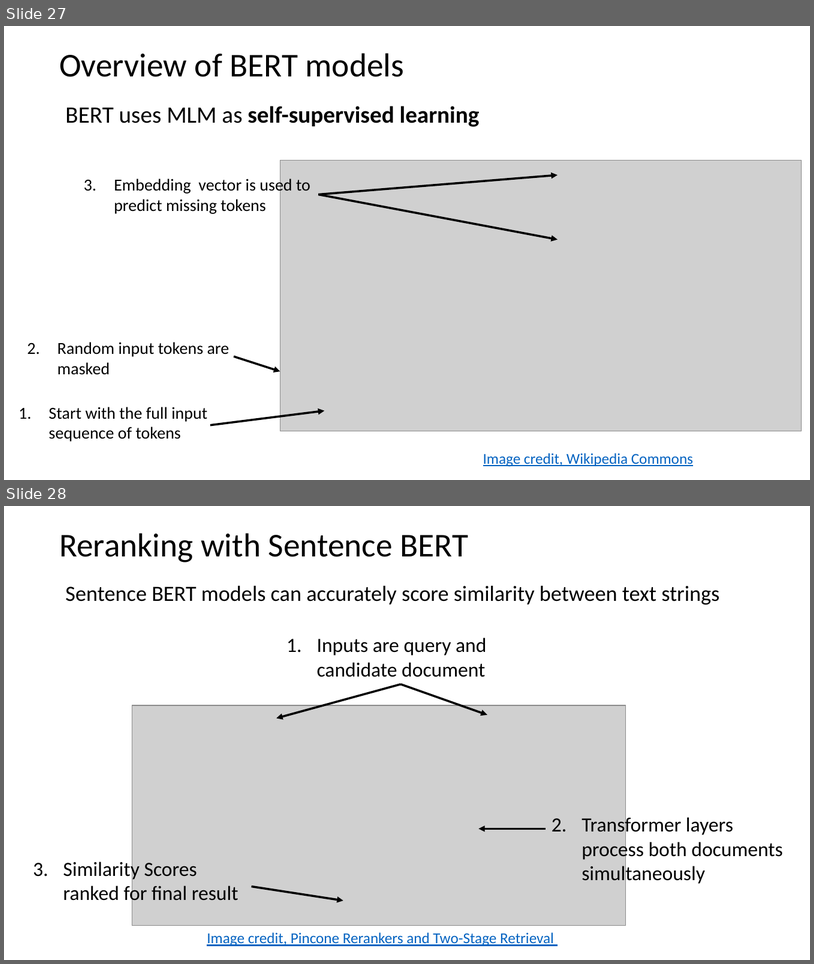
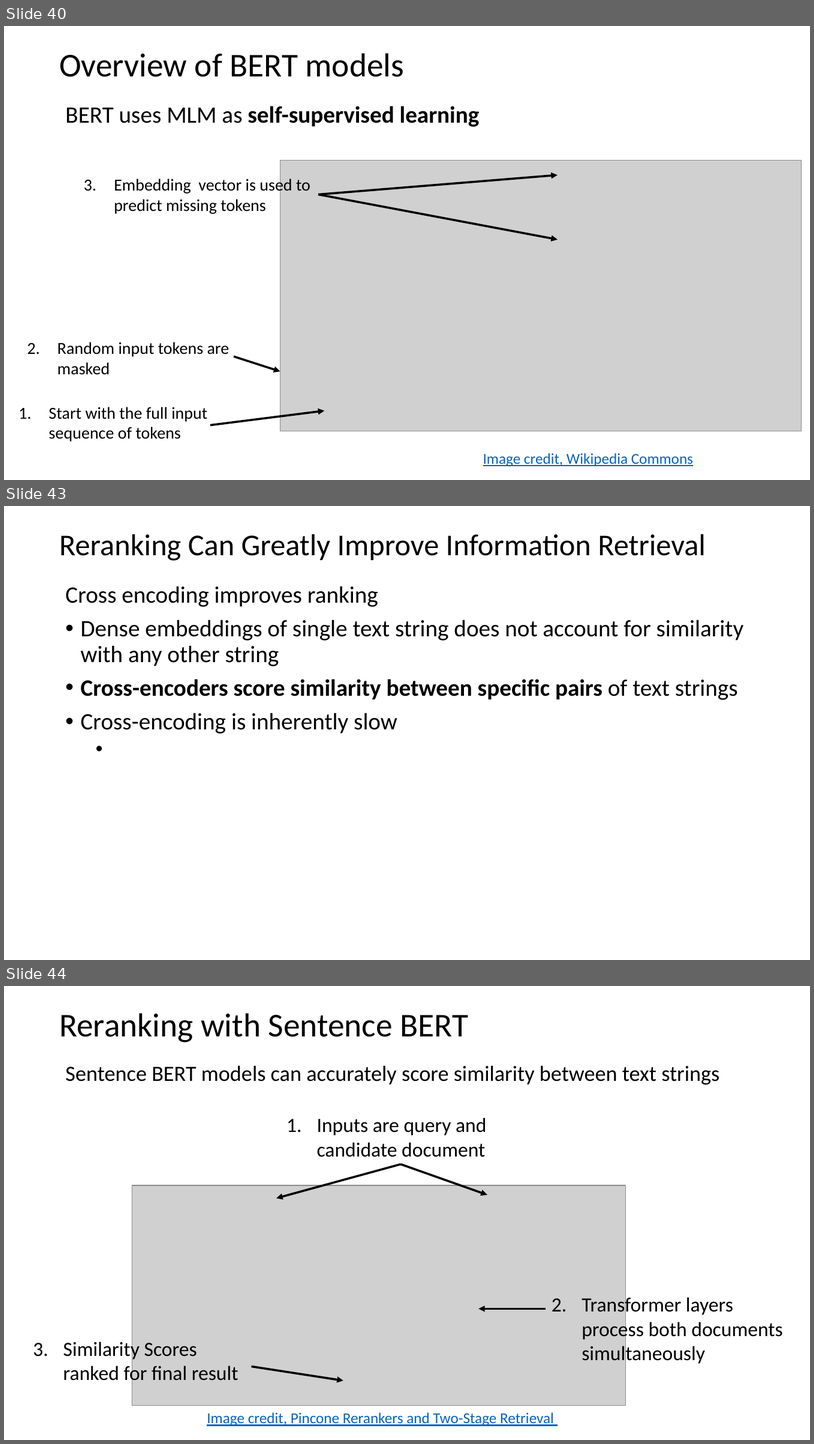
Before and after one commit to harelgabainew/school1, a slide deck: slides/6_InformationRetrivalSearch.pptx. Shown one above the other, each under a label of ours: slides 27 and 28 before the commit, slides 40, 43 and 44 after it; the slides between them are not shown. The pictures are 814x964 and 814x1444 pixels, drawn with LibreOffice and Linux fonts; fonts in the diff are those of the drawing; grey boxes stand for pictures. Boxes give left, top, right and bottom in pixels: in the first picture for what was removed or moved away, otherwise in the second. Text is boxed around its words. In the diff, an @@ line names an element or a change of style, - is before the commit and + after.

Commit message:
Reoreded slides, add slides on reranking, updated slides

```diff
--- a/slides/6_InformationRetrivalSearch.pptx
+++ b/slides/6_InformationRetrivalSearch.pptx
@@ slide 43 added at <box>4,506,810,960</box>, background #FFFFFF @@
@@ title added at <box>59,534,706,561</box>, 36 pt, text #000000 @@
+Reranking Can Greatly Improve Information Retrieval
@@ text added at <box>65,586,744,733</box>, 28 pt, text #000000 @@
+Cross encoding improves ranking
+• Dense embeddings of single text string does not account for similarity with any other string
+• Cross-encoders score similarity between specific pairs of text strings
+• Cross-encoding is inherently slow
@@ what was slide 27 is now slide 40 @@
@@ what was slide 28 is now slide 44 @@
```
Also in this commit, not shown: 5 slides changed, 3 other slides added.
